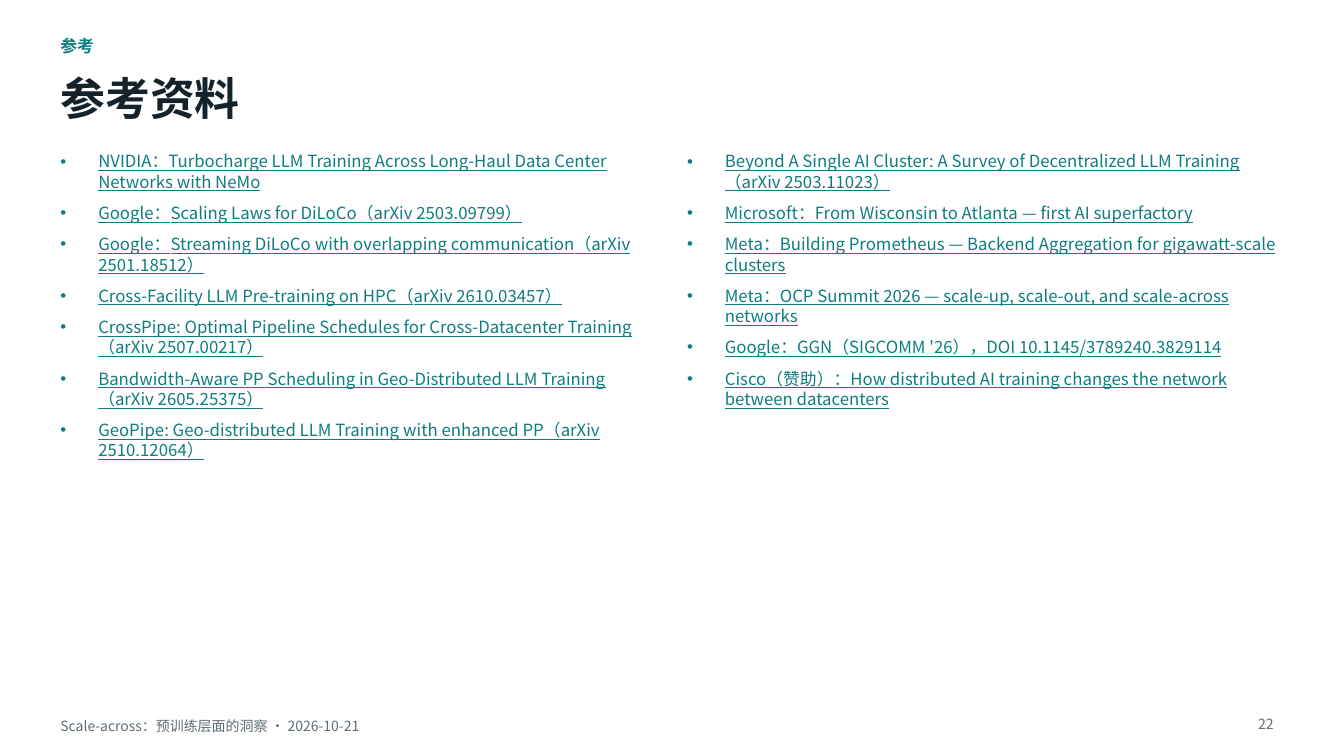
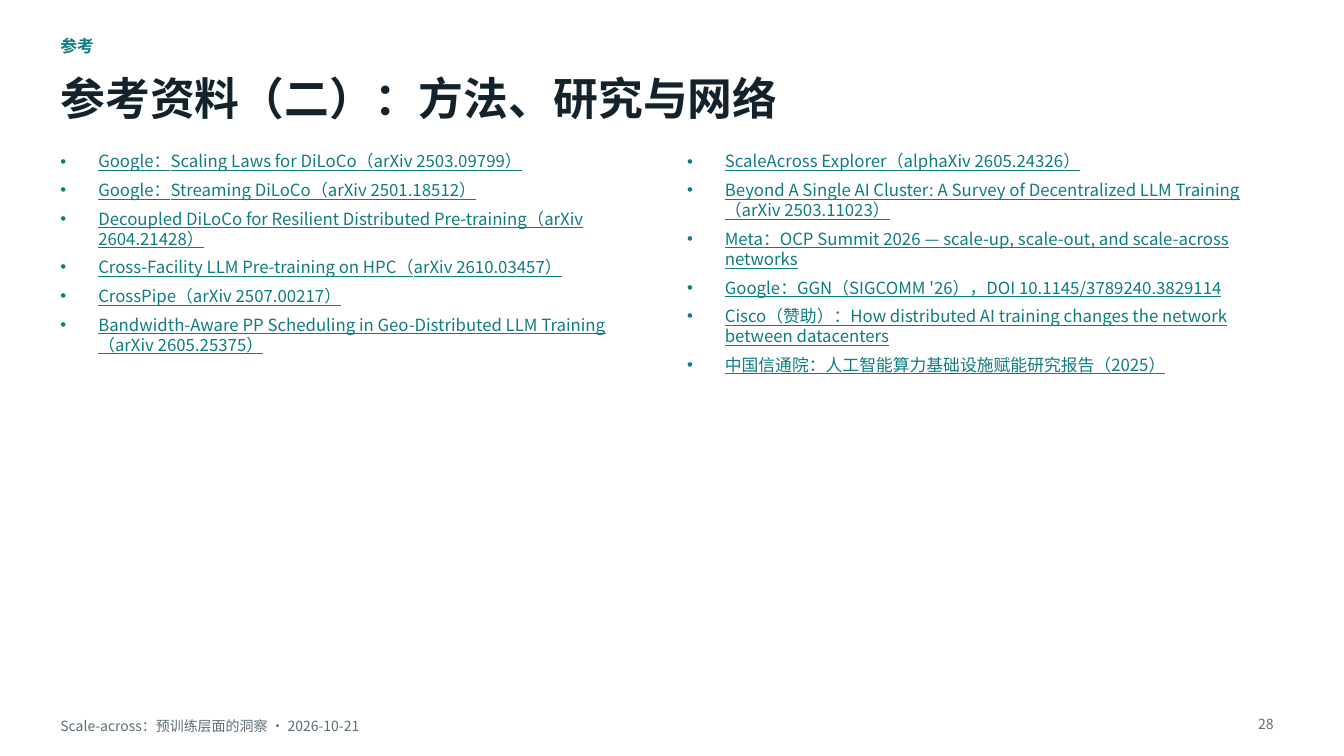
Before and after one commit to LuisXinYe/Transfer-Repo, a slide deck: slide 28 of scale-across_预训练洞察.pptx (slide 22 before the commit). Drawn at 1344x756 pixels with LibreOffice and Linux fonts; fonts in the diff are those of the drawing. Boxes give left, top, right and bottom in pixels: in the first picture for what was removed or moved away, otherwise in the second. Text is boxed around its words. In the diff, an @@ line names an element or a change of style, - is before the commit and + after.

```diff
--- a/scale-across_预训练洞察.pptx
+++ b/scale-across_预训练洞察.pptx
@@ title at [60,76,777,120]: text changed @@
-参考资料
+参考资料（二）：方法、研究与网络
@@ text at [98,153,606,191]: paragraph removed @@
-• NVIDIA：Turbocharge LLM Training Across Long-Haul Data Center Networks with NeMo
@@ text at [98,152,605,354]: less space between paragraphs @@
@@ text at [725,153,1080,171]: paragraph added @@
+• ScaleAcross Explorer（alphaXiv 2605.24326）
@@ text at [98,181,583,248]: text changed @@
-• Google：Streaming DiLoCo with overlapping communication（arXiv 2501.18512）
+• Google：Streaming DiLoCo（arXiv 2501.18512）
+• Decoupled DiLoCo for Resilient Distributed Pre-training（arXiv 2604.21428）
@@ text at [725,205,1276,274]: paragraphs removed @@
-• Microsoft：From Wisconsin to Atlanta — first AI superfactory
-• Meta：Building Prometheus — Backend Aggregation for gigawatt-scale clusters
@@ text at [725,182,1240,346]: less space between paragraphs @@
@@ text at [98,288,341,306]: text changed @@
-• CrossPipe: Optimal Pipeline Schedules for Cross-Datacenter Training（arXiv 2507.00217）
+• CrossPipe（arXiv 2507.00217）
@@ text at [725,356,1166,374]: paragraph added @@
+• 中国信通院：人工智能算力基础设施赋能研究报告（2025）
@@ text at [98,422,600,460]: paragraph removed @@
-• GeoPipe: Geo-distributed LLM Training with enhanced PP（arXiv 2510.12064）
@@ page number at [1258,718,1274,729]: text changed @@
-22
+28
```
Also in this commit, not shown: 4 other slides changed, 7 slides added, 1 slide removed.
